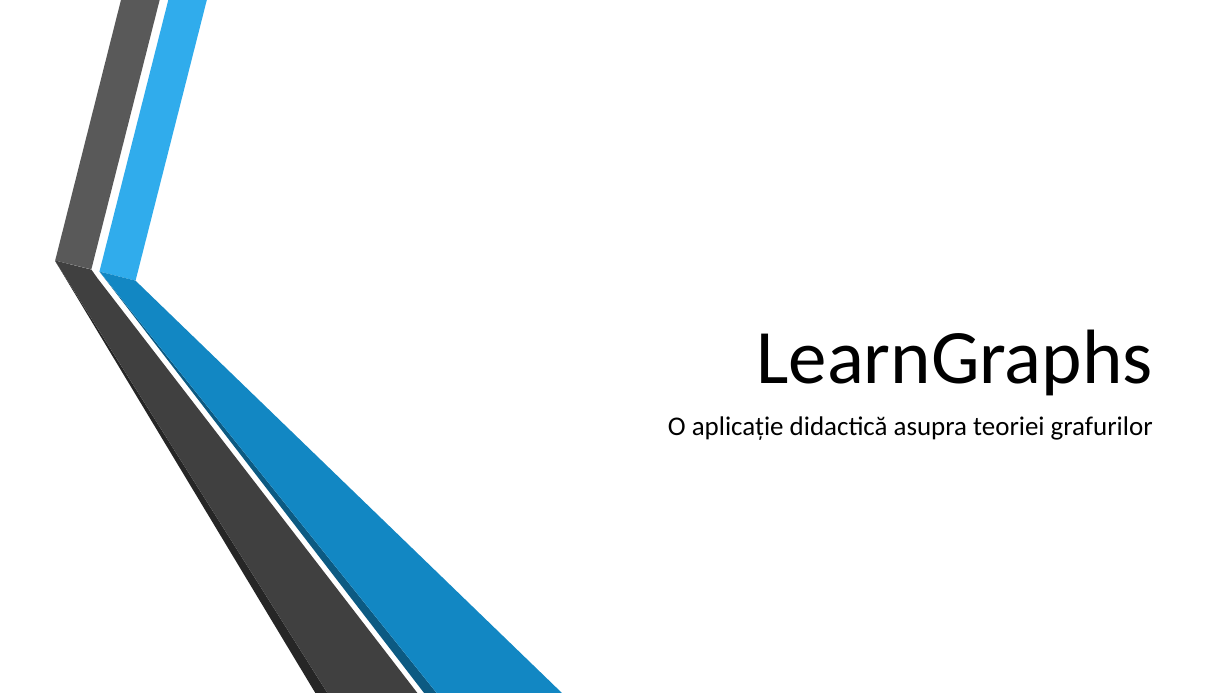
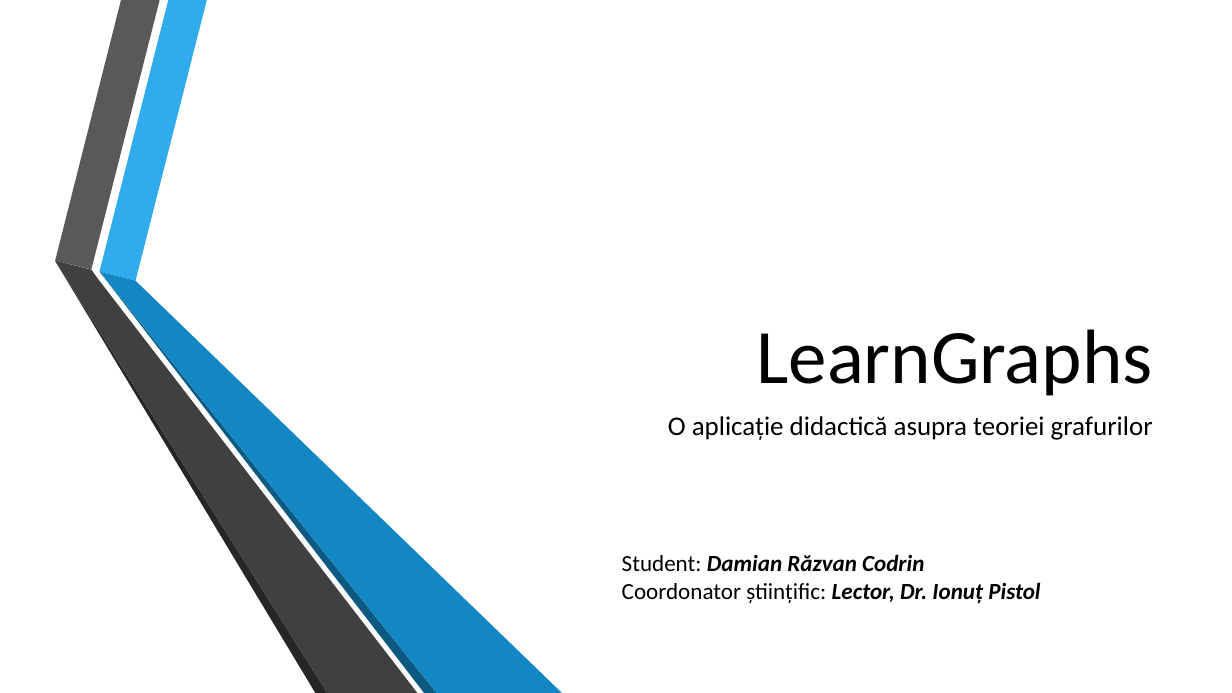
Before and after one commit to razvan28/Licenta2017DamianRazvan, a slide deck: slide 1 of Licenta2017DamianRazvan/prezentare powerpoint.pptx. Drawn at 1232x693 pixels with LibreOffice and Linux fonts; fonts in the diff are those of the drawing; background and template pictures are left out. Boxes give left, top, right and bottom in pixels: in the first picture for what was removed or moved away, otherwise in the second. Text is boxed around its words. In the diff, an @@ line names an element or a change of style, - is before the commit and + after.

```diff
--- a/Licenta2017DamianRazvan/prezentare powerpoint.pptx
+++ b/Licenta2017DamianRazvan/prezentare powerpoint.pptx
@@ text added at <box>622,554,1040,604</box>, 18 pt, text #000000, bold, italic @@
+Student: Damian Răzvan Codrin
+Coordonator științific: Lector, Dr. Ionuț Pistol
```
Also in this commit, not shown: 2 slides added, 1 slide removed, 1 other file.
